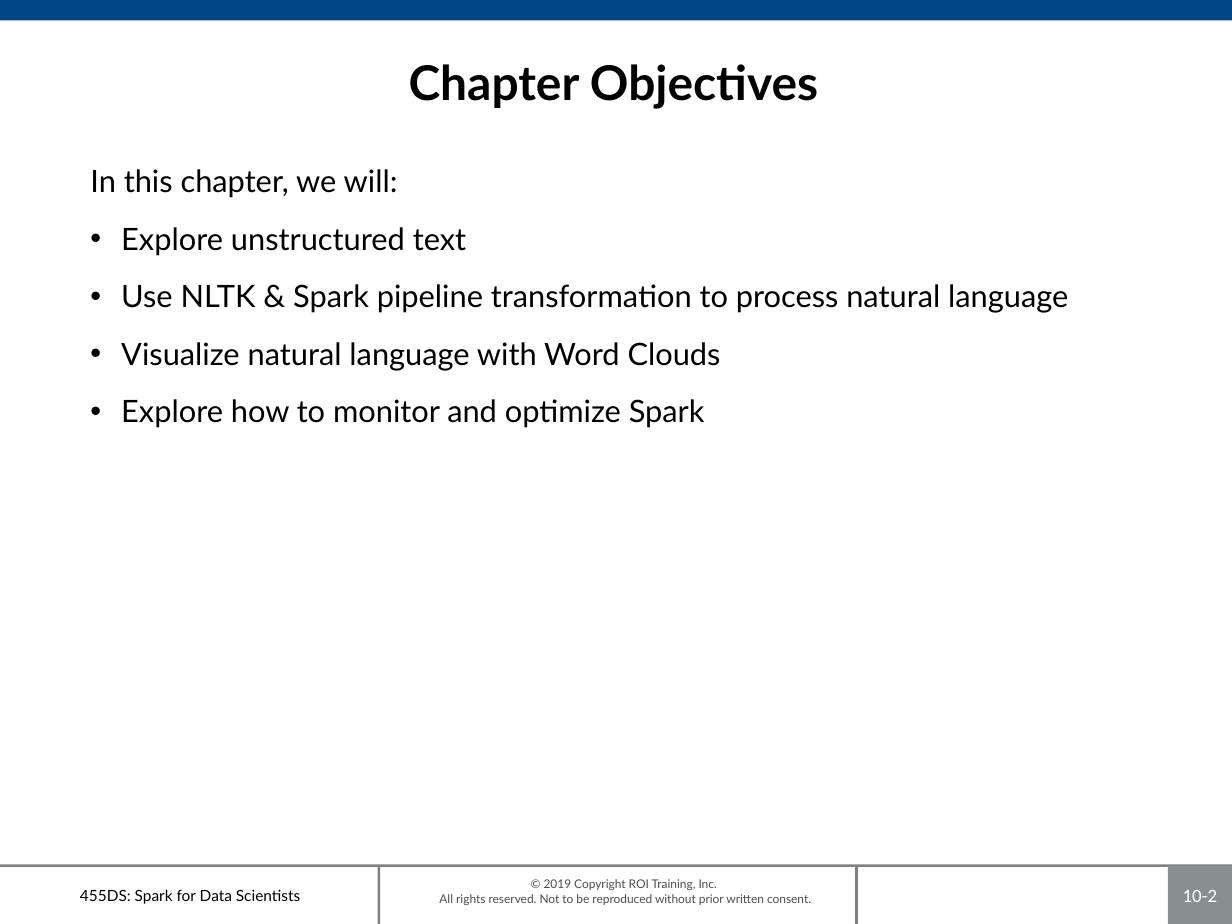
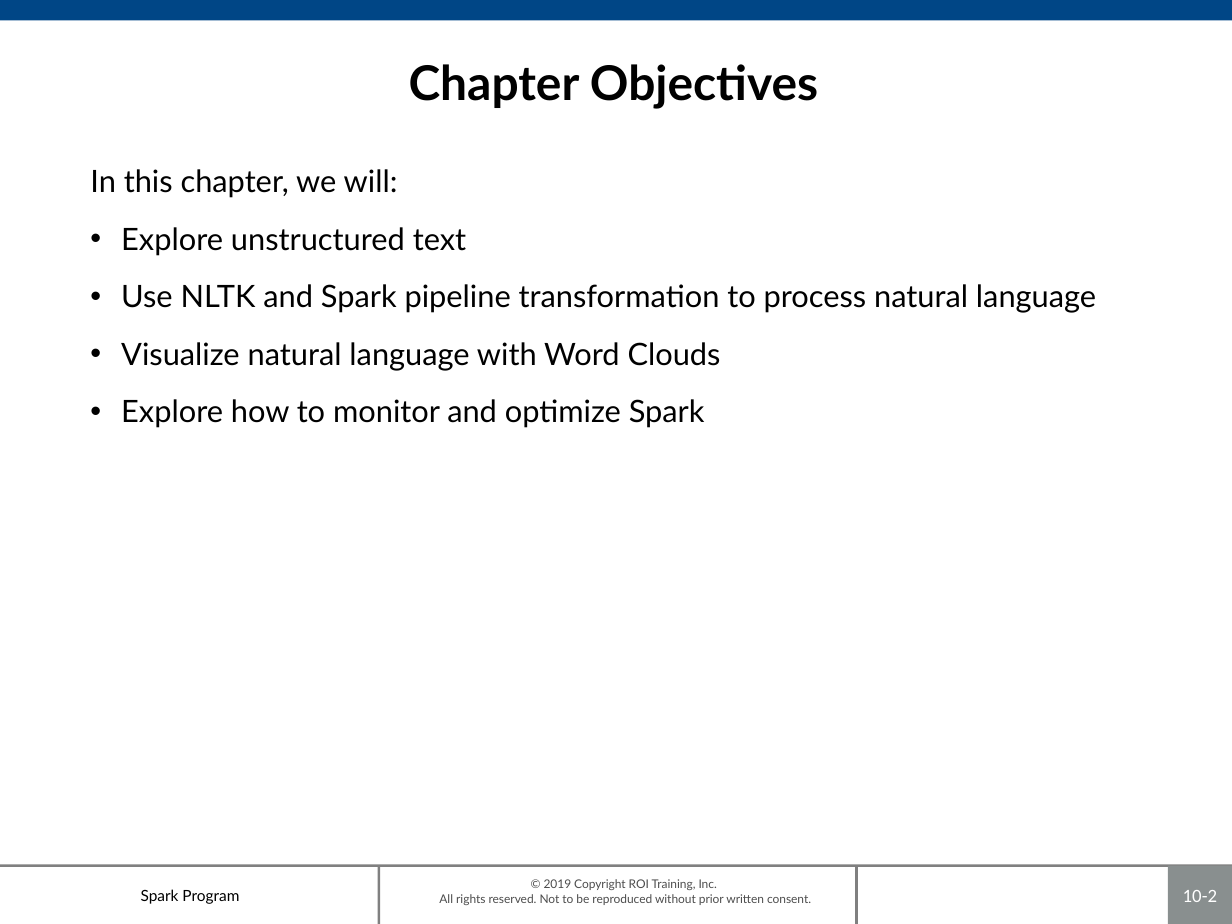
Before and after one commit to roitraining/SparkProgram, a slide deck: slide 2 of Day8/Ch10_NaturalLanguage.pptx. Drawn at 1232x924 pixels with LibreOffice and Linux fonts; fonts in the diff are those of the drawing; background and template pictures are left out. Boxes give left, top, right and bottom in pixels: in the first picture for what was removed or moved away, otherwise in the second. Text is boxed around its words. In the diff, an @@ line names an element or a change of style, - is before the commit and + after.

```diff
--- a/Day8/Ch10_NaturalLanguage.pptx
+++ b/Day8/Ch10_NaturalLanguage.pptx
@@ text at box(121, 284, 1096, 313): text changed @@
-• Use NLTK & Spark pipeline transformation to process natural language
+• Use NLTK and Spark pipeline transformation to process natural language
@@ text at box(141, 889, 239, 904): text changed @@
-455DS: Spark for Data Scientists
+Spark Program
```
Also in this commit, not shown: 13 other slides changed, 3 other files.
